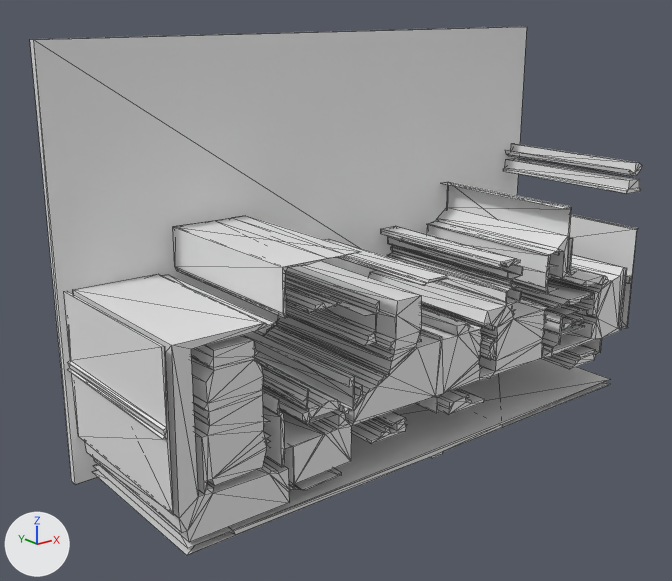
One commit to the glTF model version one/out_3d/14_10.glb: the scene before it, then after it.
The view is the same before and after, from a camera (50 mm lens) standing at (-5.02, -13.04, 7.35) and looking at (4.38, -1.29, 2.65). Arrows for +X, +Y and +Z are at lower left; the lights stay in place. Mesh edges are drawn as thin lines. Where no turn or scale is listed for an object, it has been applied to the vertices. Vertices at the same position are counted once.

The first picture shows 'geometry_0'.
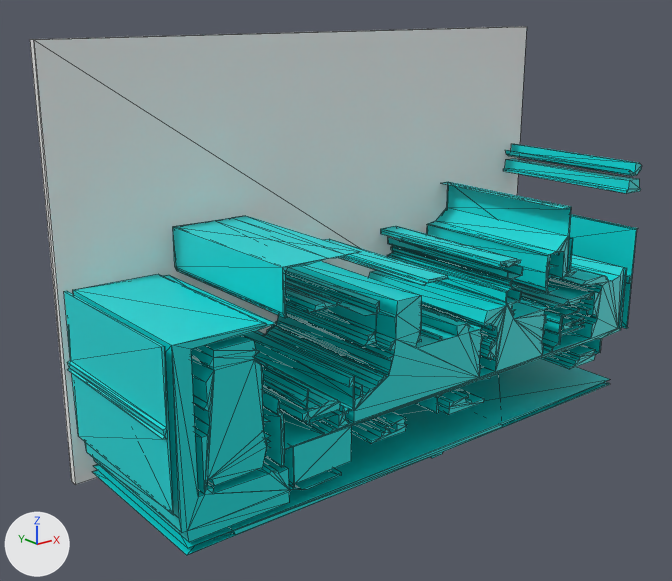
Boxes (x1, y1, x2, y2) around the edits, measured in the pictures (672 x 581 px; the box of a moved part takes in the faces that stretch with it):
part 1 of me_geometry_0, moved or reshaped: before (428, 208, 608, 393); after (428, 208, 618, 369)
part 2 of me_geometry_0, deleted: before (194, 404, 210, 425)
part 3 of me_geometry_0, recoloured (grey to cyan): (30, 39, 639, 555) in both

Edits to the bpy script that builds the scene:
```text
Add mat_defaultmaterial:
    mat_defaultmaterial = bpy.data.materials.new('DefaultMaterial')
    mat_defaultmaterial.use_nodes = True; mat_defaultmaterial.node_tree.nodes.clear()
    _N = mat_defaultmaterial.node_tree.nodes; _L = mat_defaultmaterial.node_tree.links
    n0 = _N.new('ShaderNodeOutputMaterial'); n0.name = 'Material Output'
    n1 = _N.new('ShaderNodeBsdfPrincipled'); n1.name = 'Principled BSDF'
    n2 = _N.new('ShaderNodeVertexColor'); n2.name = 'Color Attribute'
    _L.new(n1.outputs[0], n0.inputs[0])  # 'BSDF' to 'Surface'
    _L.new(n2.outputs[0], n1.inputs[0])  # 'Color' to 'Base Color'
Change me_geometry_0:
    used by ob_geometry_0; location = (0.0, 0.0, 0.0)
    remove me_geometry_0.from_pydata(...)  # 1188 vertices, 2288 faces; spans x 0.0..10.23, y -3.15..0.0, z 0.0..6.82
    add me_geometry_0.from_pydata(...)  # 1186 vertices, 2284 faces; spans x 0.0..10.23, y -3.15..0.0, z 0.0..6.82
    me_geometry_0 part 1: 2 vertices moved from x 9.04, y -3.15..-0.15, z 2.14 to x 9.04, y -3.15..-0.15, z 2.15; 14 vertices removed from x 5.96..9.25, y -3.15..-0.15, z 1.53..3.2; 14 vertices added at x 5.99..9.25, y -3.15..-0.15, z 1.44..3.15
    me_geometry_0 part 2: 2 vertices removed from x 0.71, y -3.15..-0.15, z 2.03
    me_geometry_0 part 3: 1600 faces spanning x 0.0..10.23, y -3.15..0.0, z 0.0..6.82 switch from no material to mat_defaultmaterial
```
